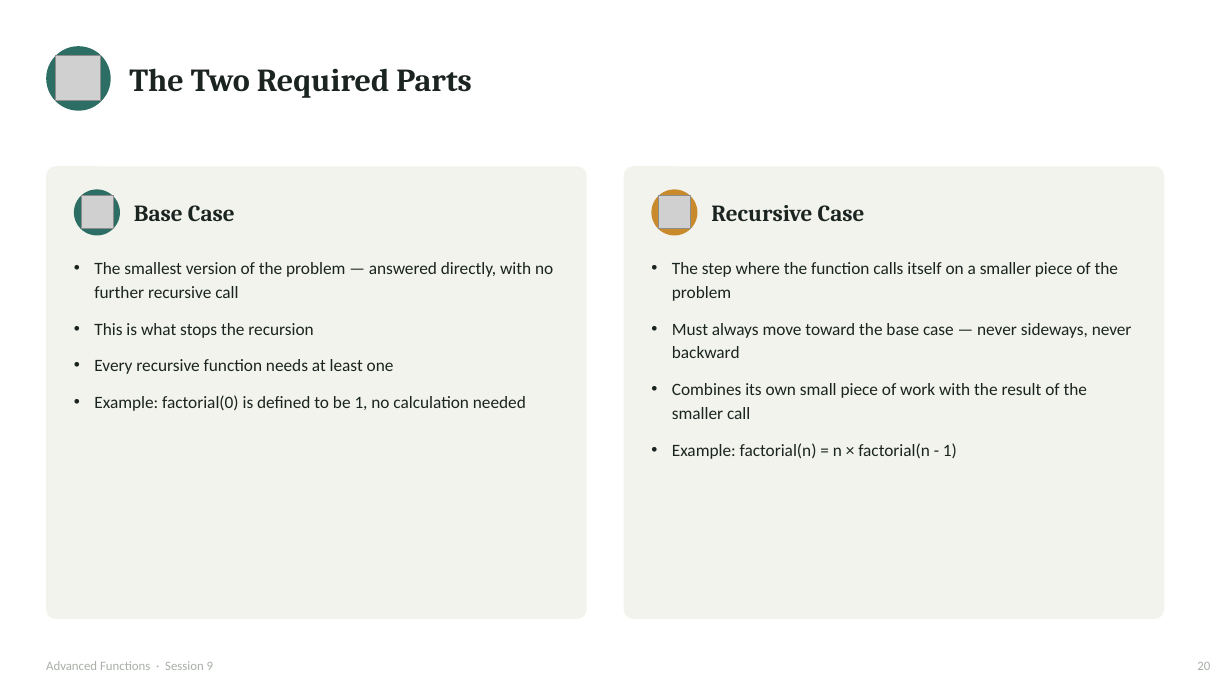
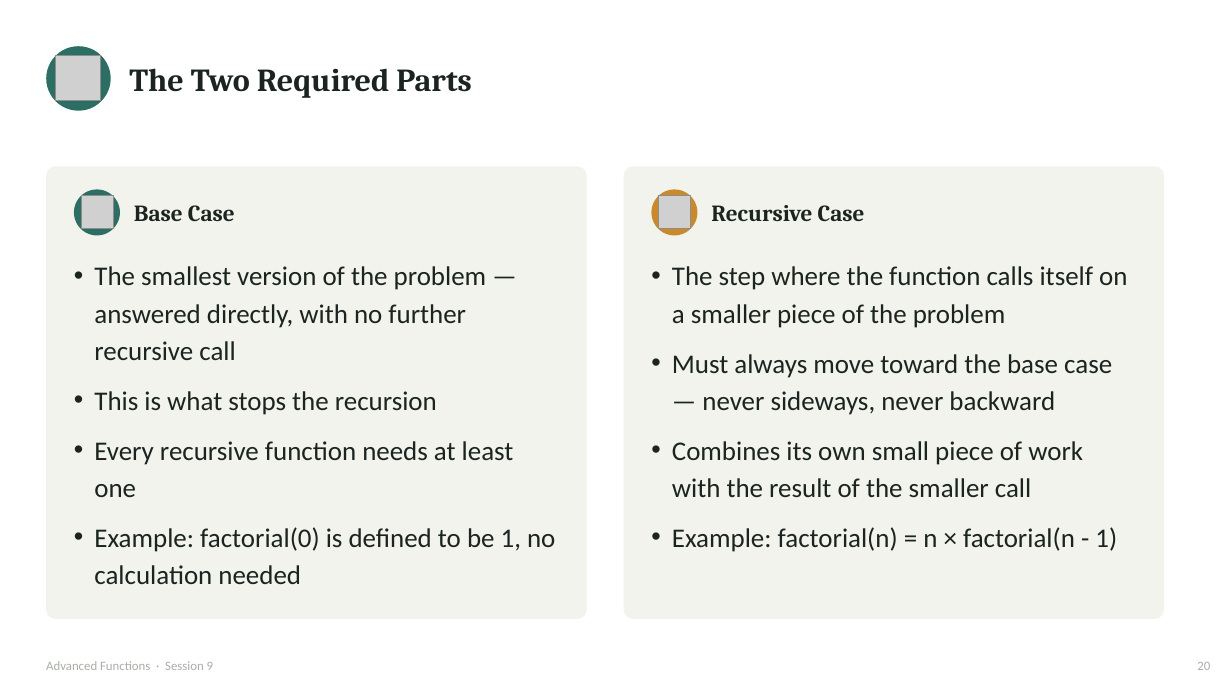
Before and after one commit to waseem-development/ai-ml-course, a slide deck: slide 20 of slides/1_python_slides/8_advanced_functions.pptx. Drawn at 1232x693 pixels with LibreOffice and Linux fonts; fonts in the diff are those of the drawing; grey boxes stand for pictures. Boxes give left, top, right and bottom in pixels: in the first picture for what was removed or moved away, otherwise in the second. Text is boxed around its words. In the diff, an @@ line names an element or a change of style, - is before the commit and + after.

```diff
--- a/slides/1_python_slides/8_advanced_functions.pptx
+++ b/slides/1_python_slides/8_advanced_functions.pptx
@@ text "The smallest version of the ..." at (94,266,555,584): size 13.5 to 21 pt @@
@@ text "The step where the function ..." at (672,266,1127,552): size 13.5 to 21 pt @@
```
Also in this commit, not shown: 6 other slides changed, 3 other files.
